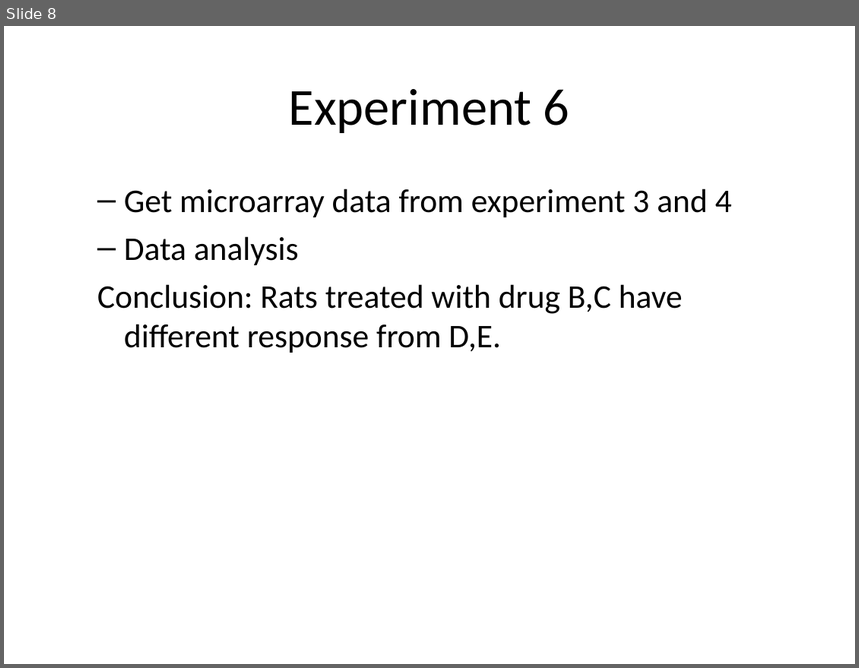
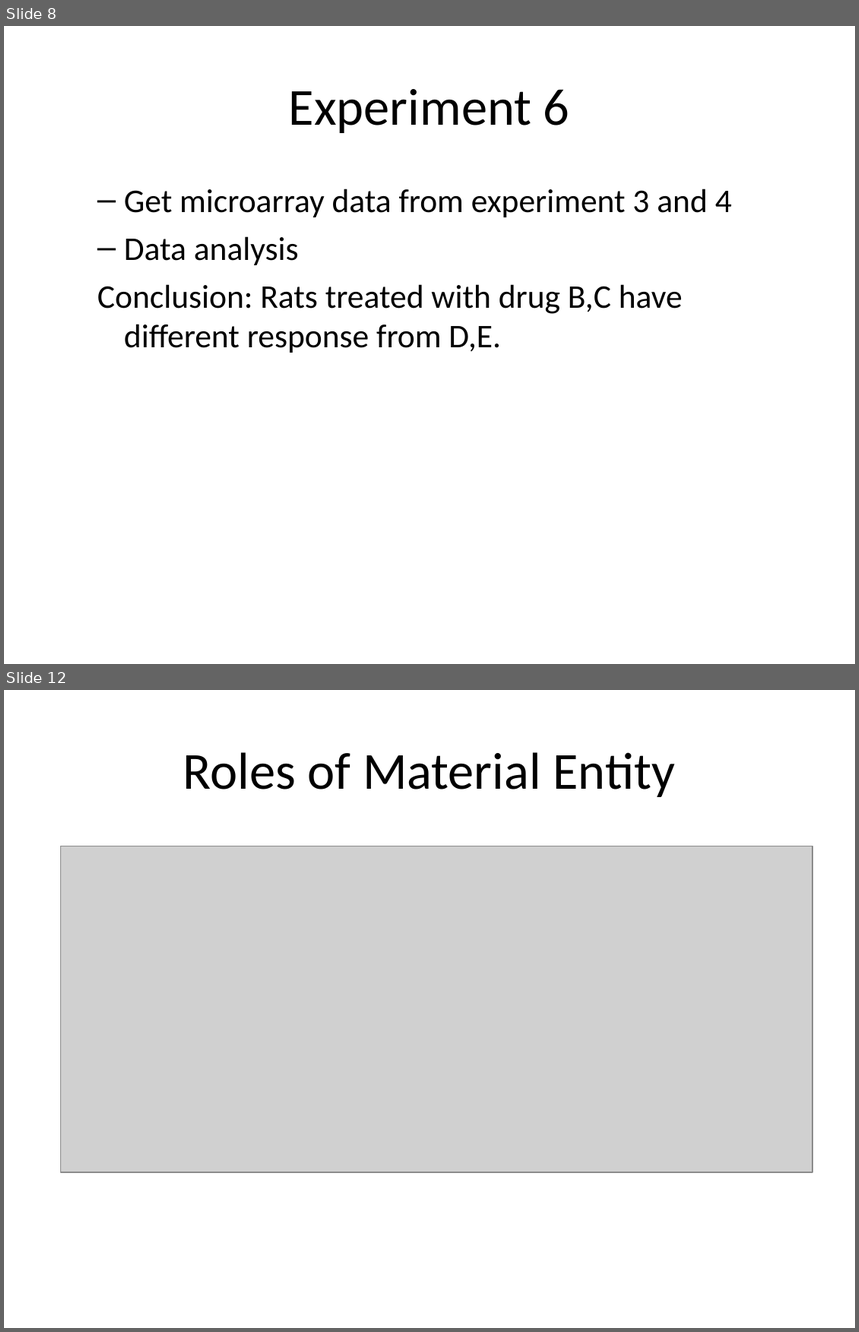
Before and after one commit to obi-ontology/obi-legacy-svn, a slide deck: trunk/docs/presentations/OBI workshop May 2012 Ann Arbor/Specimen/specimen.ppt. Shown one above the other, each under a label of ours: slide 8 before the commit, slides 8 and 12 after it; the slides between them are not shown. The pictures are 859x668 and 859x1332 pixels, drawn with LibreOffice and Linux fonts; fonts in the diff are those of the drawing; grey boxes stand for pictures. Boxes give left, top, right and bottom in pixels: in the first picture for what was removed or moved away, otherwise in the second. Text is boxed around its words. In the diff, an @@ line names an element or a change of style, - is before the commit and + after.

```diff
--- a/trunk/docs/presentations/OBI workshop May 2012 Ann Arbor/Specimen/specimen.ppt
+++ b/trunk/docs/presentations/OBI workshop May 2012 Ann Arbor/Specimen/specimen.ppt
@@ slide 12 added at <box>4,690,855,1328</box>, background #FFFFFF @@
@@ title added at <box>183,752,675,797</box>, 44 pt, text #000000 @@
+Roles of Material Entity
@@ picture added at <box>61,846,813,1173</box> @@
```
Also in this commit, not shown: 2 slides changed, 4 other slides added, 1 slide removed, 2 other files.
